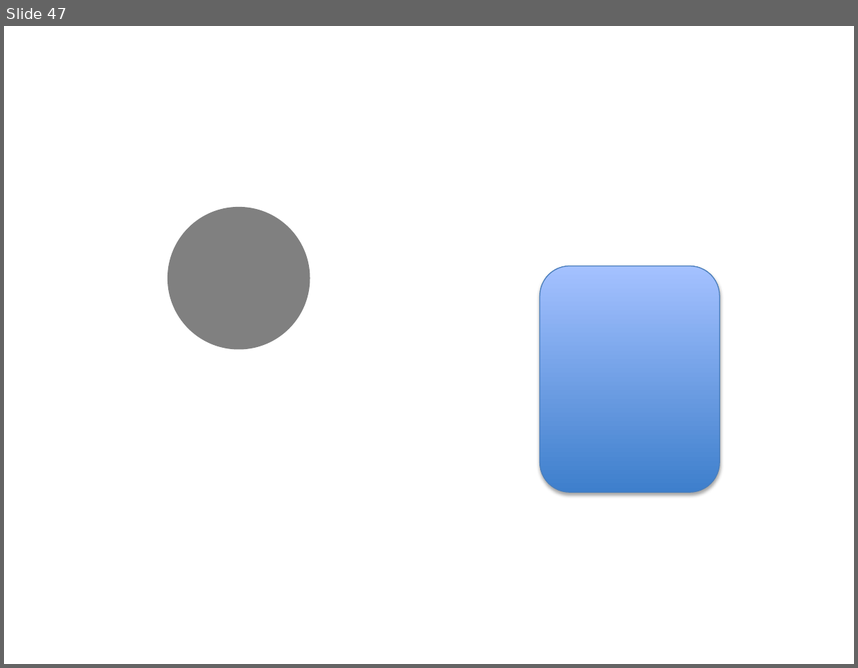
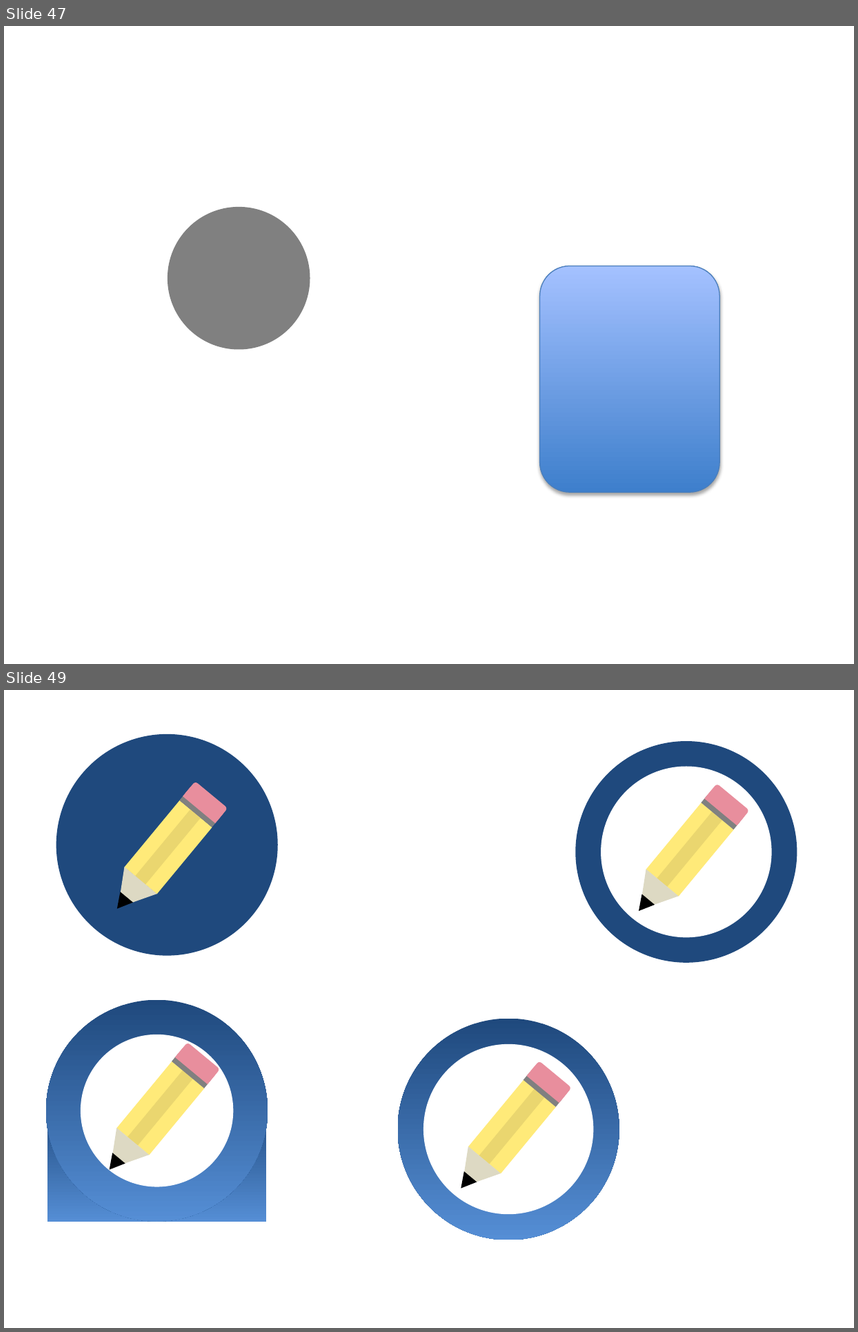
Before and after one commit to evanspa/GasJot-ios, a slide deck: drawings/drawings.pptx. Shown one above the other, each under a label of ours: slide 47 before the commit, slides 47 and 49 after it; the slides between them are not shown. The pictures are 858x668 and 858x1332 pixels, drawn with LibreOffice and Linux fonts; fonts in the diff are those of the drawing. Boxes give left, top, right and bottom in pixels: in the first picture for what was removed or moved away, otherwise in the second. Text is boxed around its words. In the diff, an @@ line names an element or a change of style, - is before the commit and + after.

```diff
--- a/drawings/drawings.pptx
+++ b/drawings/drawings.pptx
@@ slide 49 added at bbox=[4, 690, 854, 1328], background #FFFFFF @@
@@ ellipse added at bbox=[56, 734, 278, 955], fill #1F497D @@
@@ ellipse added at bbox=[575, 741, 797, 962], fill #1F497D @@
@@ ellipse added at bbox=[601, 767, 771, 938], fill #FFFFFF @@
@@ group added at bbox=[103, 780, 228, 920]: 4 rectangles, 2 triangles, 1 rounded rectangle @@
@@ group added at bbox=[624, 783, 750, 923]: 4 rectangles, 2 triangles, 1 rounded rectangle @@
@@ ellipse added at bbox=[47, 999, 268, 1221], fill gradient #1F497D to #558ED5 @@
@@ ellipse added at bbox=[397, 1018, 619, 1239], fill gradient #1F497D to #558ED5 @@
@@ ellipse added at bbox=[81, 1034, 234, 1186], fill #FFFFFF @@
@@ group added at bbox=[94, 1042, 220, 1181]: 4 rectangles, 2 triangles, 1 rounded rectangle @@
@@ ellipse added at bbox=[424, 1044, 594, 1214], fill #FFFFFF @@
@@ group added at bbox=[446, 1061, 572, 1200]: 4 rectangles, 2 triangles, 1 rounded rectangle @@
@@ rectangle added at bbox=[47, 1103, 266, 1222], fill gradient #1F497D to #558ED5 @@
```
Also in this commit, not shown: 1 other slide added, 41 other files.
